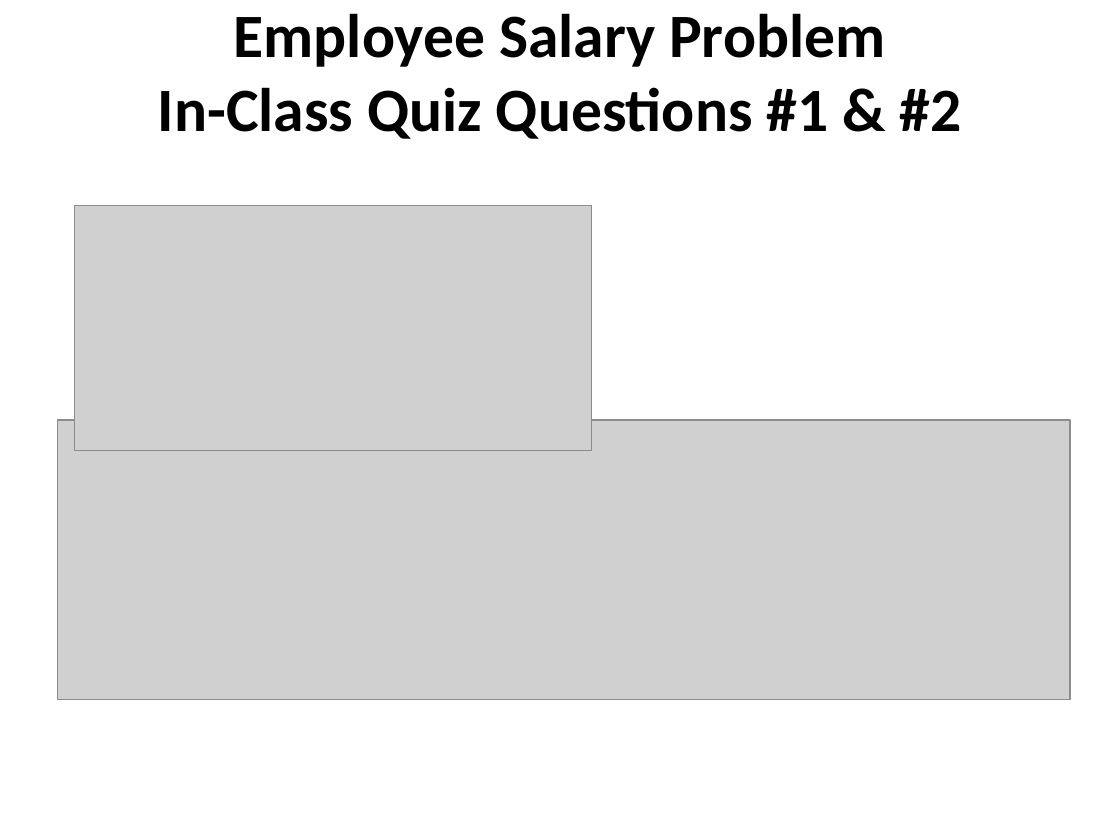
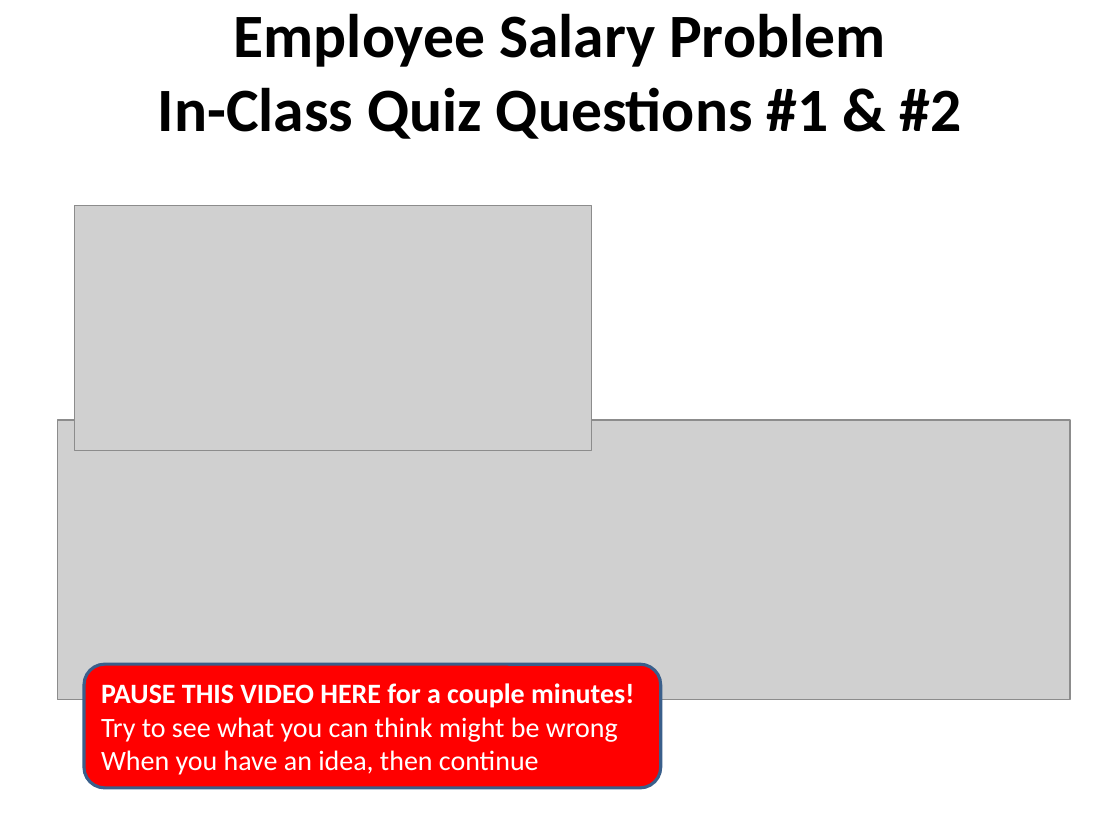
Before and after one commit to RHIT-CSSE/csse220, a slide deck: slide 21 of ClassMaterials/CohesionAndCoupling/Slides/Cohesion_And_Coupling.pptx. Drawn at 1120x840 pixels with LibreOffice and Linux fonts; fonts in the diff are those of the drawing; grey boxes stand for pictures. Boxes give left, top, right and bottom in pixels: in the first picture for what was removed or moved away, otherwise in the second. Text is boxed around its words. In the diff, an @@ line names an element or a change of style, - is before the commit and + after.

```diff
--- a/ClassMaterials/CohesionAndCoupling/Slides/Cohesion_And_Coupling.pptx
+++ b/ClassMaterials/CohesionAndCoupling/Slides/Cohesion_And_Coupling.pptx
@@ rounded rectangle added at <box>84,664,661,787</box>, fill #FF0000, outline #3A5F8C 2 pt, 18 pt, text #FFFFFF @@
+PAUSE THIS VIDEO HERE for a couple minutes!
+Try to see what you can think might be wrong
+When you have an idea, then continue
```
Also in this commit, not shown: 7 other slides changed.
